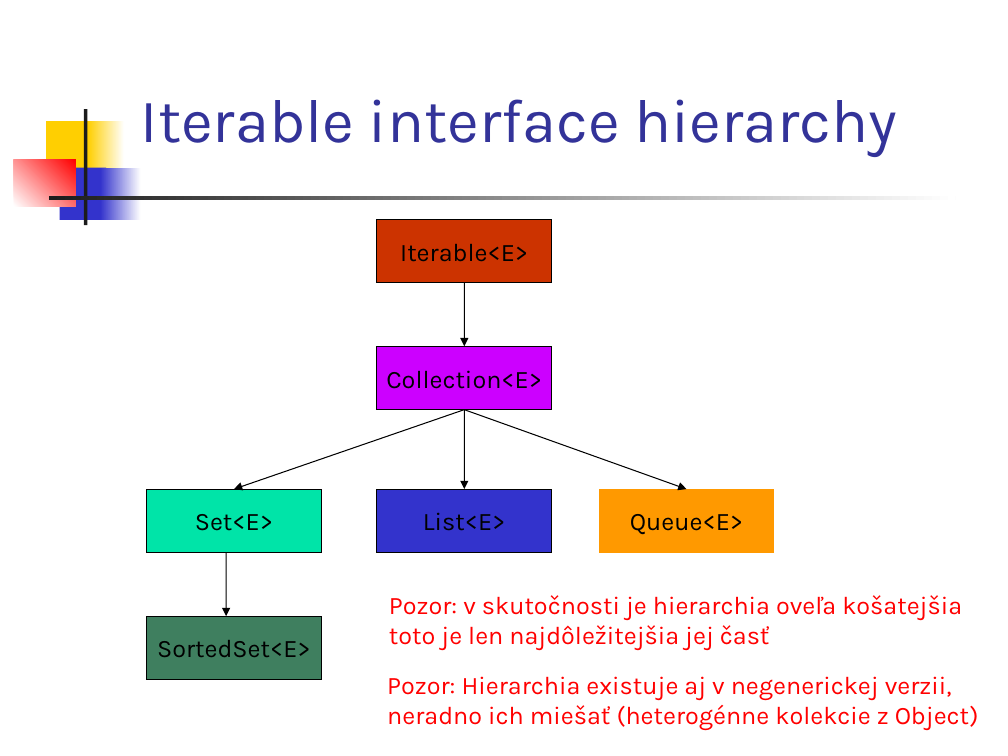
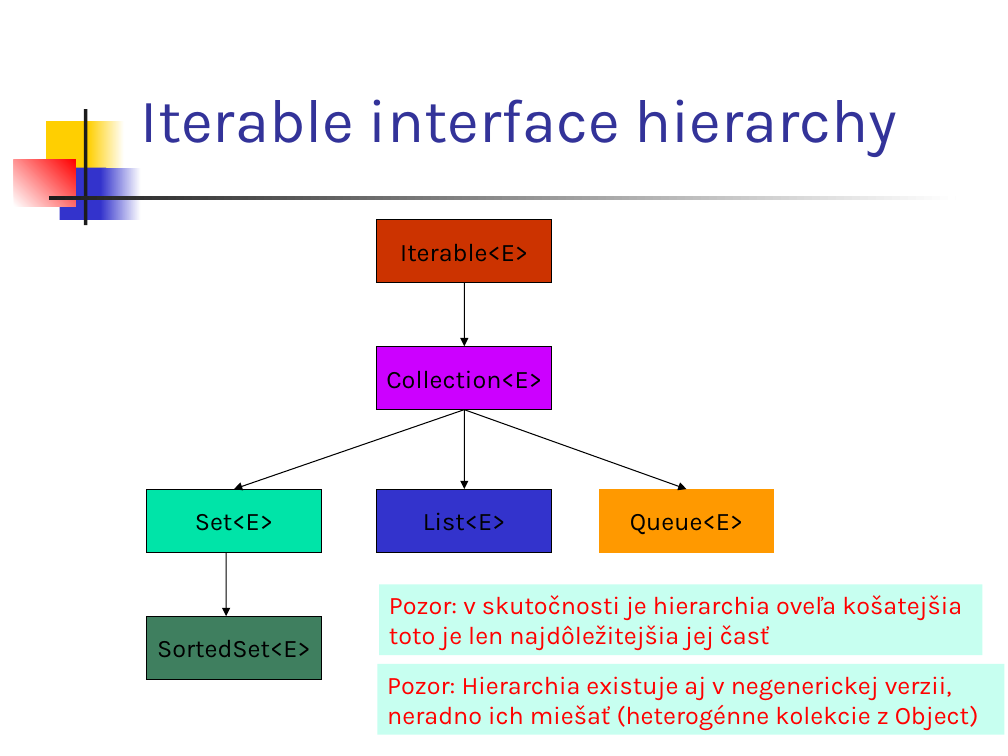
Before and after one commit to Programovanie4/Prednasky, a slide deck: slide 4 of 06/06_java.ppt. Drawn at 1008x756 pixels with LibreOffice and Linux fonts; fonts in the diff are those of the drawing. Boxes give left, top, right and bottom in pixels: in the first picture for what was removed or moved away, otherwise in the second. Text is boxed around its words. In the diff, an @@ line names an element or a change of style, - is before the commit and + after.

```diff
--- a/06/06_java.ppt
+++ b/06/06_java.ppt
@@ rectangle "Pozor: v skutočnosti je hierarchia ...": place and size @@
-rectangle "Pozor: v skutočnosti je hierarchia ..." at box(389, 595, 962, 651)
+rectangle "Pozor: v skutočnosti je hierarchia ..." at box(379, 585, 983, 655)
@@ rectangle "Pozor: v skutočnosti je hierarchia ..." at box(379, 585, 983, 655): fill none to #C7FFF0 @@
@@ rectangle "Pozor: Hierarchia existuje aj v ...": place and size @@
-rectangle "Pozor: Hierarchia existuje aj v ..." at box(387, 676, 979, 730)
+rectangle "Pozor: Hierarchia existuje aj v ..." at box(377, 664, 1004, 735)
@@ rectangle "Pozor: Hierarchia existuje aj v ..." at box(377, 664, 1004, 735): fill none to #C7FFF0 @@
```
Also in this commit, not shown: 13 other slides changed, 6 slides added, 3 other files.
